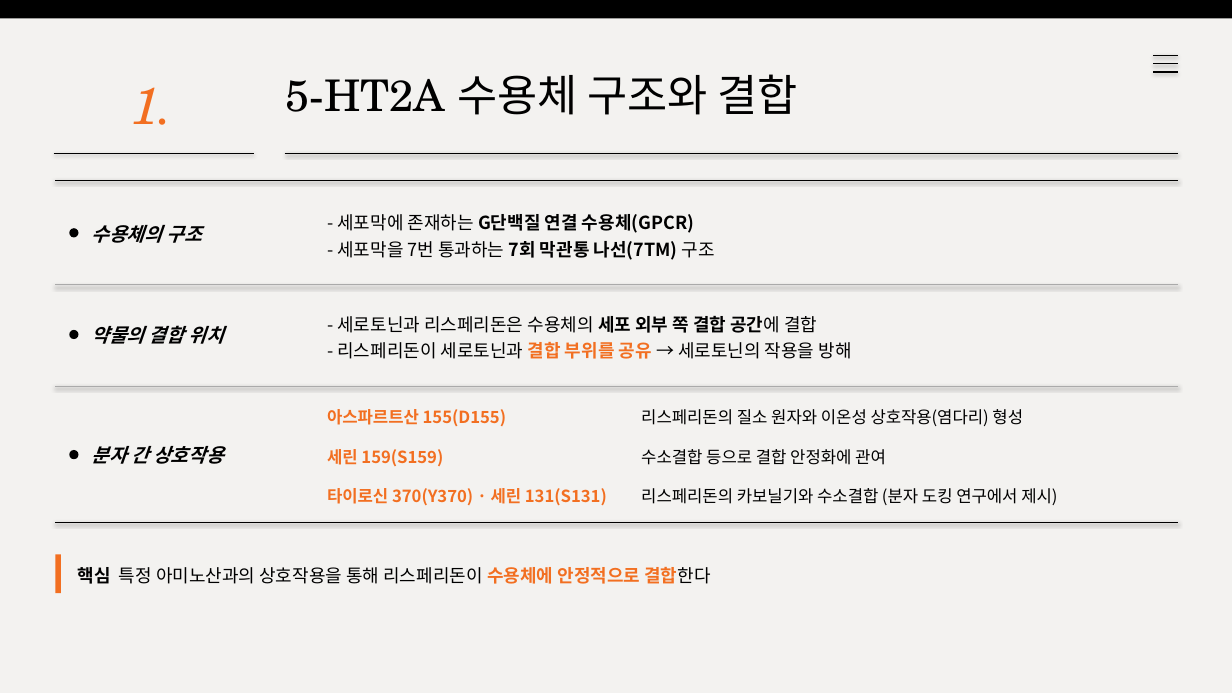
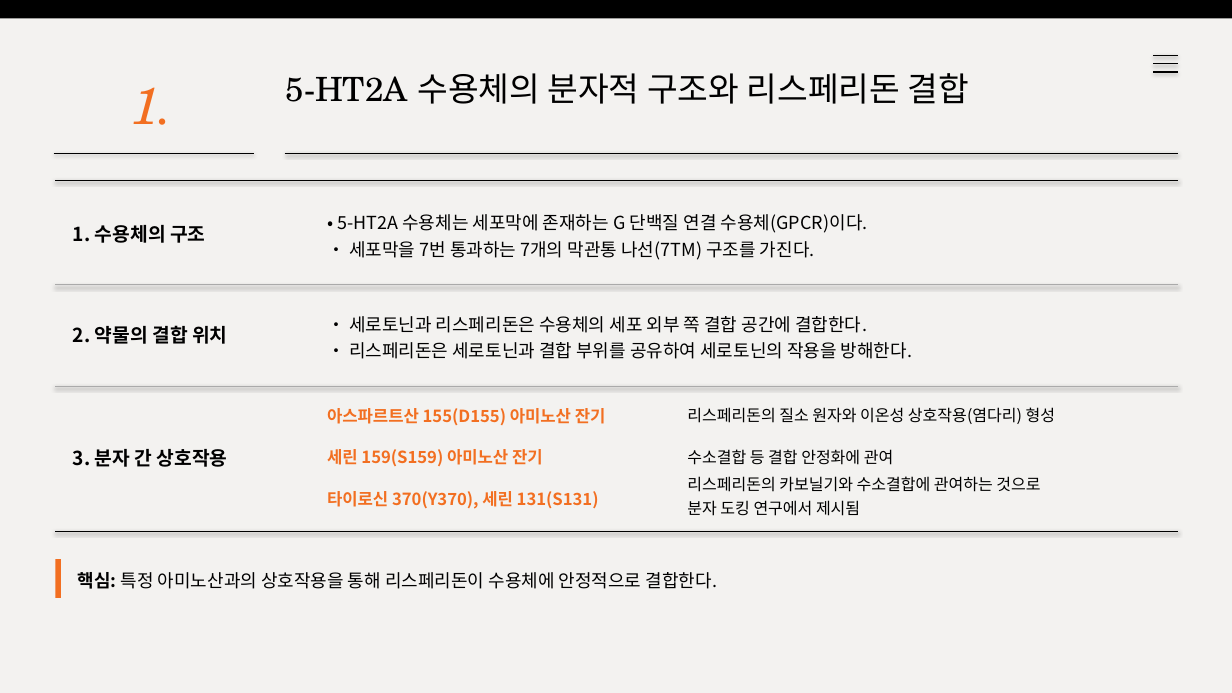
Before and after one commit to wlwl991123-prog/webtoon-app, a slide deck: slide 2 of risperidone_보충자료.pptx. Drawn at 1232x693 pixels with LibreOffice and Linux fonts; fonts in the diff are those of the drawing. Boxes give left, top, right and bottom in pixels: in the first picture for what was removed or moved away, otherwise in the second. Text is boxed around its words. In the diff, an @@ line names an element or a change of style, - is before the commit and + after.

```diff
--- a/risperidone_보충자료.pptx
+++ b/risperidone_보충자료.pptx
@@ text at box(285, 73, 969, 104): text changed; size 34 to 26 pt @@
-5-HT2A 수용체 구조와 결합
+5-HT2A 수용체의 분자적 구조와 리스페리돈 결합
@@ ellipse removed at box(69, 228, 79, 238) @@
@@ text at box(73, 225, 205, 243): text changed; italic off @@
-수용체의 구조
+1. 수용체의 구조
@@ text at box(337, 214, 868, 260): text changed; bold off @@
-- 세포막에 존재하는 G단백질 연결 수용체(GPCR)
-- 세포막을 7번 통과하는 7회 막관통 나선(7TM) 구조
+• 5-HT2A 수용체는 세포막에 존재하는 G 단백질 연결 수용체(GPCR)이다.
+• 세포막을 7번 통과하는 7개의 막관통 나선(7TM) 구조를 가진다.
@@ text at box(73, 325, 227, 344): text changed; italic off @@
-약물의 결합 위치
+2. 약물의 결합 위치
@@ text at box(349, 316, 913, 359): text changed @@
-- 세로토닌과 리스페리돈은 수용체의 세포 외부 쪽 결합 공간에 결합
-- 리스페리돈이 세로토닌과 결합 부위를 공유 → 세로토닌의 작용을 방해
+• 세로토닌과 리스페리돈은 수용체의 세포 외부 쪽 결합 공간에 결합한다.
+• 리스페리돈은 세로토닌과 결합 부위를 공유하여 세로토닌의 작용을 방해한다.
@@ ellipse removed at box(69, 330, 79, 339) @@
@@ text at box(327, 408, 606, 425): text changed @@
-아스파르트산 155(D155)
+아스파르트산 155(D155) 아미노산 잔기
@@ text "리스페리돈의 질소 원자와 이온성 상호작용(염다리) ...": place and size @@
-text "리스페리돈의 질소 원자와 이온성 상호작용(염다리) ..." at box(641, 409, 1023, 426)
+text "리스페리돈의 질소 원자와 이온성 상호작용(염다리) ..." at box(687, 407, 1055, 424)
@@ text "리스페리돈의 질소 원자와 이온성 상호작용(염다리) ..." at box(687, 407, 1055, 424): size 13 to 12.5 pt @@
@@ text at box(73, 449, 228, 467): text changed; italic off @@
-분자 간 상호작용
+3. 분자 간 상호작용
@@ text at box(327, 449, 543, 466): text changed @@
-세린 159(S159)
+세린 159(S159) 아미노산 잔기
@@ text at box(687, 449, 894, 465): text changed; size 13 to 12.5 pt @@
-수소결합 등으로 결합 안정화에 관여
+수소결합 등 결합 안정화에 관여
@@ ellipse removed at box(69, 450, 79, 459) @@
@@ text at box(687, 476, 1040, 516): text changed; size 13 to 12.5 pt @@
-리스페리돈의 카보닐기와 수소결합 (분자 도킹 연구에서 제시)
+리스페리돈의 카보닐기와 수소결합에 관여하는 것으로
+분자 도킹 연구에서 제시됨
@@ text at box(327, 491, 599, 509): text changed @@
-타이로신 370(Y370) · 세린 131(S131)
+타이로신 370(Y370), 세린 131(S131)
@@ line moved from (55, 522) - (1178, 522) to (55, 531) - (1178, 531) @@
@@ rectangle: place and size @@
-rectangle at box(55, 555, 61, 593)
+rectangle at box(55, 559, 61, 598)
@@ text at box(78, 572, 718, 589): text changed @@
-핵심 특정 아미노산과의 상호작용을 통해 리스페리돈이 수용체에 안정적으로 결합한다
+핵심: 특정 아미노산과의 상호작용을 통해 리스페리돈이 수용체에 안정적으로 결합한다.
```
Also in this commit, not shown: 2 other slides changed.
